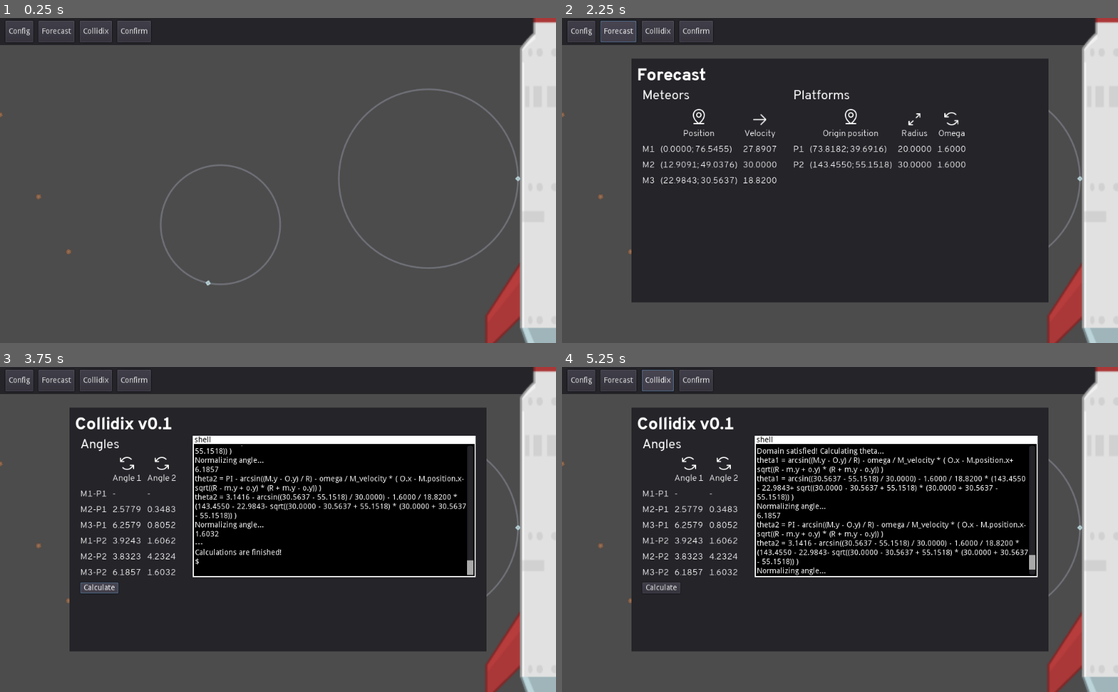
Above: before the commit, frames 1-4 (two rows, left to right).
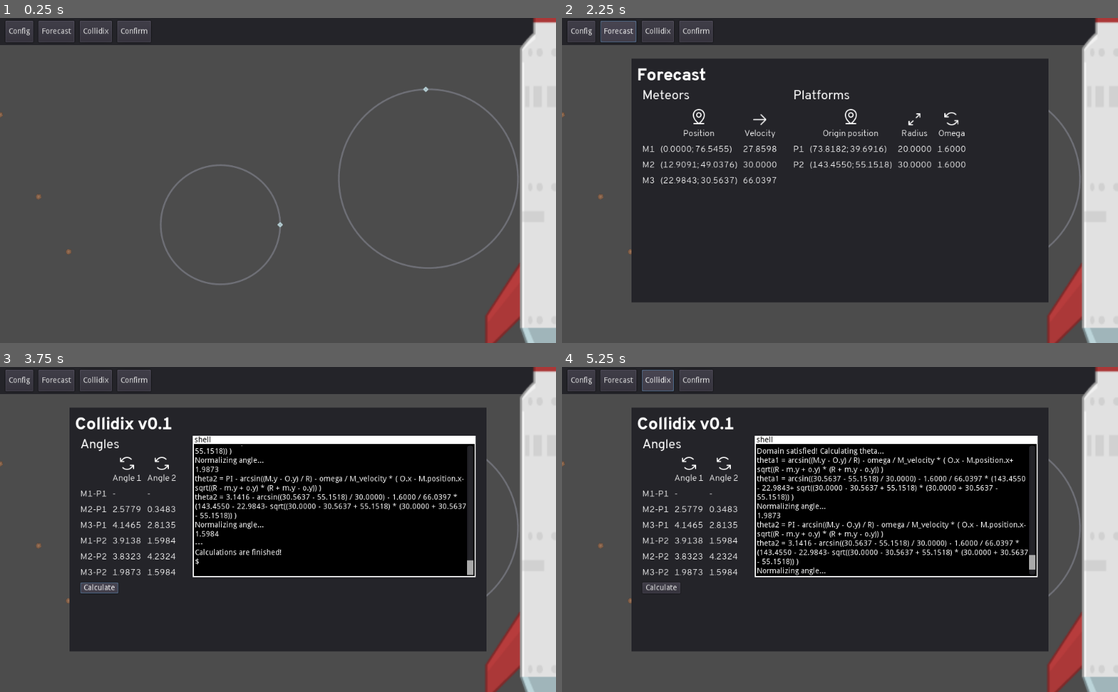
Above: after the commit, the same moments.

Repository: DrgnInventor/celestiarc
Game: Godot game, scene res://scenes/Levels/Level5.tscn
Same seed, same stepped clock (60 frames per second), same inputs: the game is played once before the commit and once after it. This scene is started directly instead of the project's main scene. The engine's default icon, where the game draws it, is replaced by a stand-in: a white triangle on a blue panel in a dark square.
Inputs:
- Up to frame 1 (0.25 s): no input
- Up to frame 2 (2.25 s): click "Confirm" at 0.5 s; click "Confirm" at 1.25 s; click "Forecast" at 2 s
- Up to frame 3 (3.75 s): click "Collidix" at 2.75 s; click "Calculate" at 3.5 s
- Up to frame 4 (5.25 s): click "Forecast" at 4.25 s; click "Collidix" at 5 s

The runs differ from the first frame. In frame 1, less than 0.1% of the frame differs, in the area x 37-94%, y 21-83%; in frame 2, less than 0.1%; in frame 3, 0.3%; in frame 4, 0.3%, in the area x 20-94%, y 33-65%.

Commit message:
precision fix lvl5

Diff:
--- a/scenes/Levels/Level5.tscn
+++ b/scenes/Levels/Level5.tscn
@@ -14,14 +14,14 @@
 canon_coord = Vector2( 73.8182, 39.6916 )
 
 [node name="RotatingPlatform2" parent="RotatingPlatforms" index="1"]
-position = Vector2( 789, 296.665 )
+position = Vector2( 789.003, 296.665 )
 radius = 30.0
 rotational_velocity = 1.6
 canon_coord = Vector2( 143.455, 55.1518 )
 
 [node name="Meteor" parent="Meteors" index="0"]
 position = Vector2( 0, 179 )
-velocity = 27.8907
+velocity = 27.8598
 canon_coord = Vector2( 0, 76.5455 )
 
 [node name="Meteor2" parent="Meteors" index="1"]
@@ -31,5 +31,5 @@
 
 [node name="Meteor3" parent="Meteors" index="2"]
 position = Vector2( 126.414, 431.9 )
-velocity = 18.82
+velocity = 66.0397
 canon_coord = Vector2( 22.9843, 30.5637 )
--- a/scripts/BaseLevel.gd
+++ b/scripts/BaseLevel.gd
@@ -42,9 +42,9 @@
 	collidix_overlay.gen_table(current_meteors, current_platforms)
 	forecast_overlay.gen_tables(current_meteors, current_platforms)
 
-	var m = current_meteors[1] # Meteor whose velocity I want to change
-	var p = current_platforms[0] # Platform on which meteor will collide
-	var theta = 4.5044 # the rotational_offset I want to get
+	var m = current_meteors[0] # Meteor whose velocity I want to change
+	var p = current_platforms[1] # Platform on which meteor will collide
+	var theta = 1.6 # the rotational_offset I want to get
 	print("meteor name: ", m.name)
 	print("platform name: ", p.name)
 	p.rotational_offset = theta
